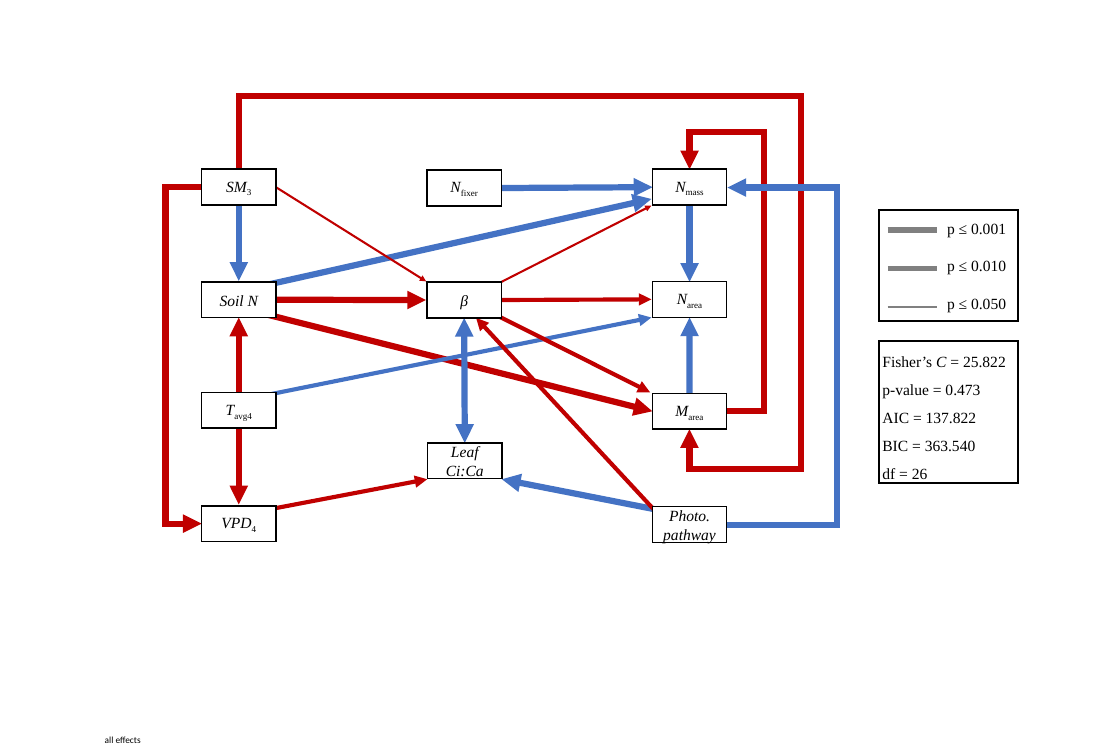
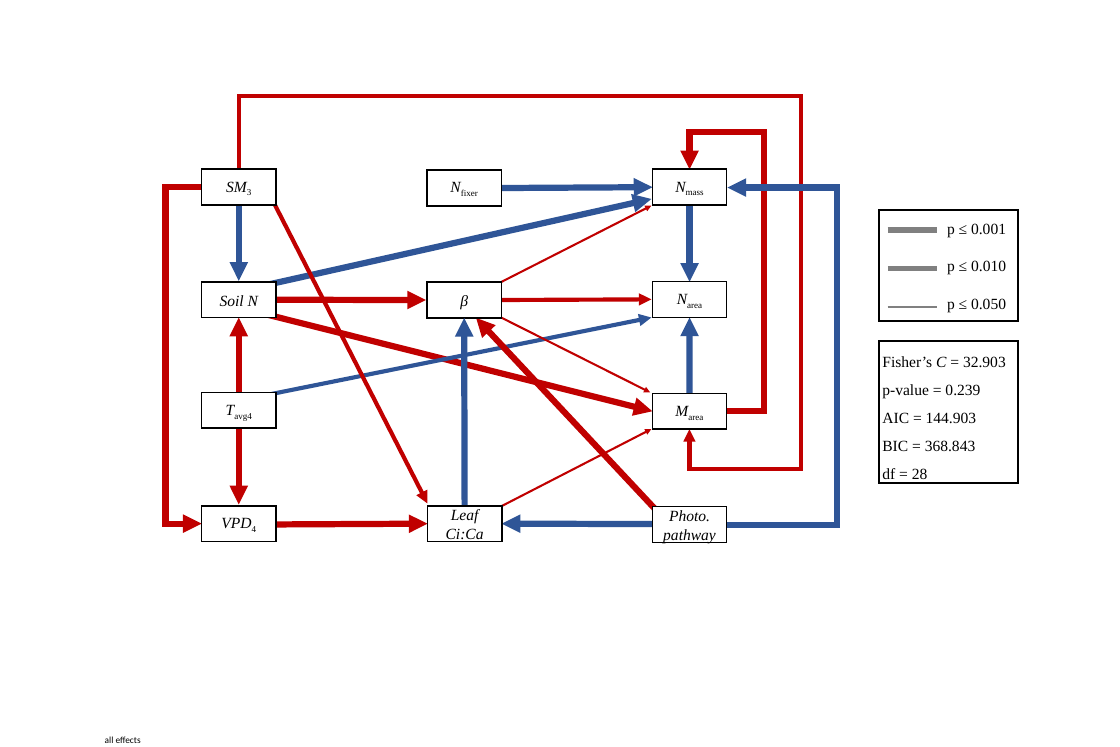
Before and after one commit to eaperkowski/TX_ecolab_leafNitrogen, a slide deck: slide 2 of working_drafts/figs/TXeco_SEM_ppt_fig.pptx. Drawn at 1120x747 pixels with LibreOffice and Linux fonts; fonts in the diff are those of the drawing. Boxes give left, top, right and bottom in pixels: in the first picture for what was removed or moved away, otherwise in the second. Text is boxed around its words. In the diff, an @@ line names an element or a change of style, - is before the commit and + after.

```diff
--- a/working_drafts/figs/TXeco_SEM_ppt_fig.pptx
+++ b/working_drafts/figs/TXeco_SEM_ppt_fig.pptx
@@ line (801, 94) - (801, 471): stroke #C00000 12 pt to #C00000 8 pt @@
@@ arrow (239, 205) - (239, 281): stroke #4472C4 12 pt to #2F5597 12 pt @@
@@ arrow (269, 284) - (651, 199): stroke #4472C4 12 pt to #2F5597 12 pt @@
@@ arrow added from (272, 199) to (427, 503), #C00000 8 pt @@
@@ arrow (501, 188) - (653, 187): stroke #4472C4 12 pt to #2F5597 12 pt @@
@@ arrow (690, 205) - (690, 281): stroke #4472C4 12 pt to #2F5597 12 pt @@
@@ elbow arrow (727, 525) - (727, 187): stroke #4472C4 12 pt to #2F5597 12 pt @@
@@ arrow (270, 394) - (651, 317): stroke #4472C4 8 pt to #2F5597 8 pt @@
@@ double arrow moved from (464, 318) - (465, 443) to (465, 505) - (464, 318) @@
@@ double arrow (465, 505) - (464, 318): double arrow to arrow; stroke #4472C4 12 pt to #2F5597 12 pt @@
@@ arrow moved from (658, 514) - (476, 318) to (656, 510) - (476, 318) @@
@@ arrow (656, 510) - (476, 318): stroke #C00000 8 pt to #C00000 12 pt @@
@@ arrow (495, 314) - (650, 392): stroke #C00000 8 pt to #C00000 4 pt @@
@@ arrow (690, 393) - (690, 317): stroke #4472C4 12 pt to #2F5597 12 pt @@
@@ text in rectangle at bbox=[882, 356, 1006, 483]: text changed @@
-Fisher’s C = 25.822
-p-value = 0.473
-AIC = 137.822
-BIC = 363.540
-df = 26
+Fisher’s C = 32.903
+p-value = 0.239
+AIC = 144.903
+BIC = 368.843
+df = 28
@@ arrow moved from (276, 187) - (426, 281) to (501, 506) - (651, 429) @@
@@ elbow arrow (801, 469) - (690, 429): stroke #C00000 12 pt to #C00000 8 pt @@
@@ rectangle "Leaf Ci:Ca": place and size @@
-rectangle "Leaf Ci:Ca" at bbox=[428, 443, 502, 479]
+rectangle "Leaf Ci:Ca" at bbox=[427, 505, 502, 541]
@@ arrow moved from (265, 510) - (427, 479) to (276, 524) - (427, 523) @@
@@ arrow (276, 524) - (427, 523): stroke #C00000 8 pt to #C00000 12 pt @@
@@ arrow moved from (669, 512) - (502, 479) to (653, 524) - (502, 523) @@
@@ arrow (653, 524) - (502, 523): stroke #4472C4 12 pt to #2F5597 12 pt @@
```
Also in this commit, not shown: 5 slides removed, 5 other files.
